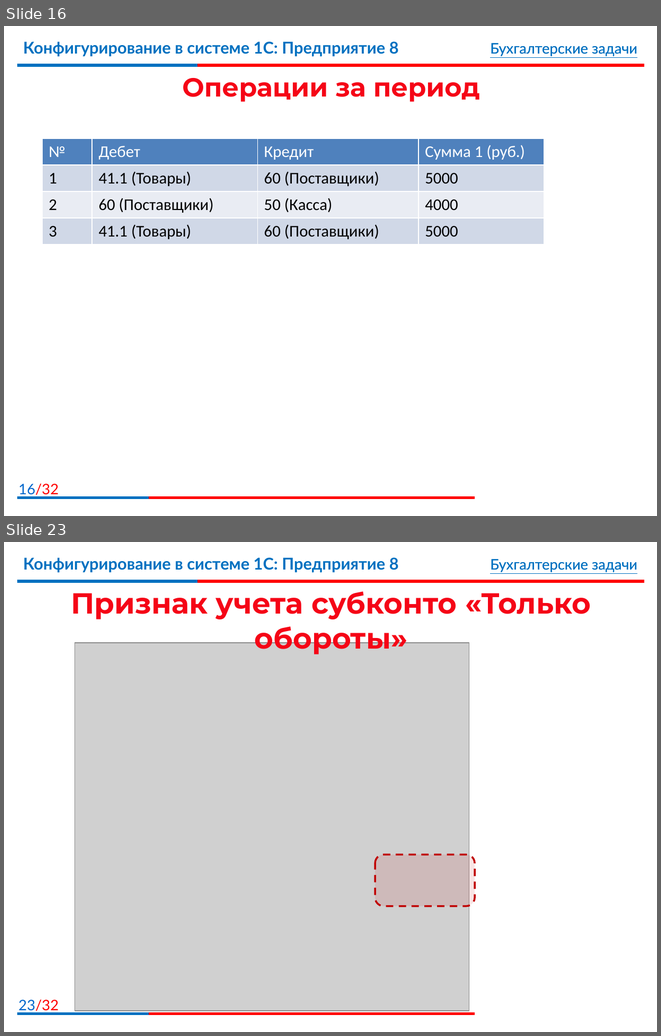
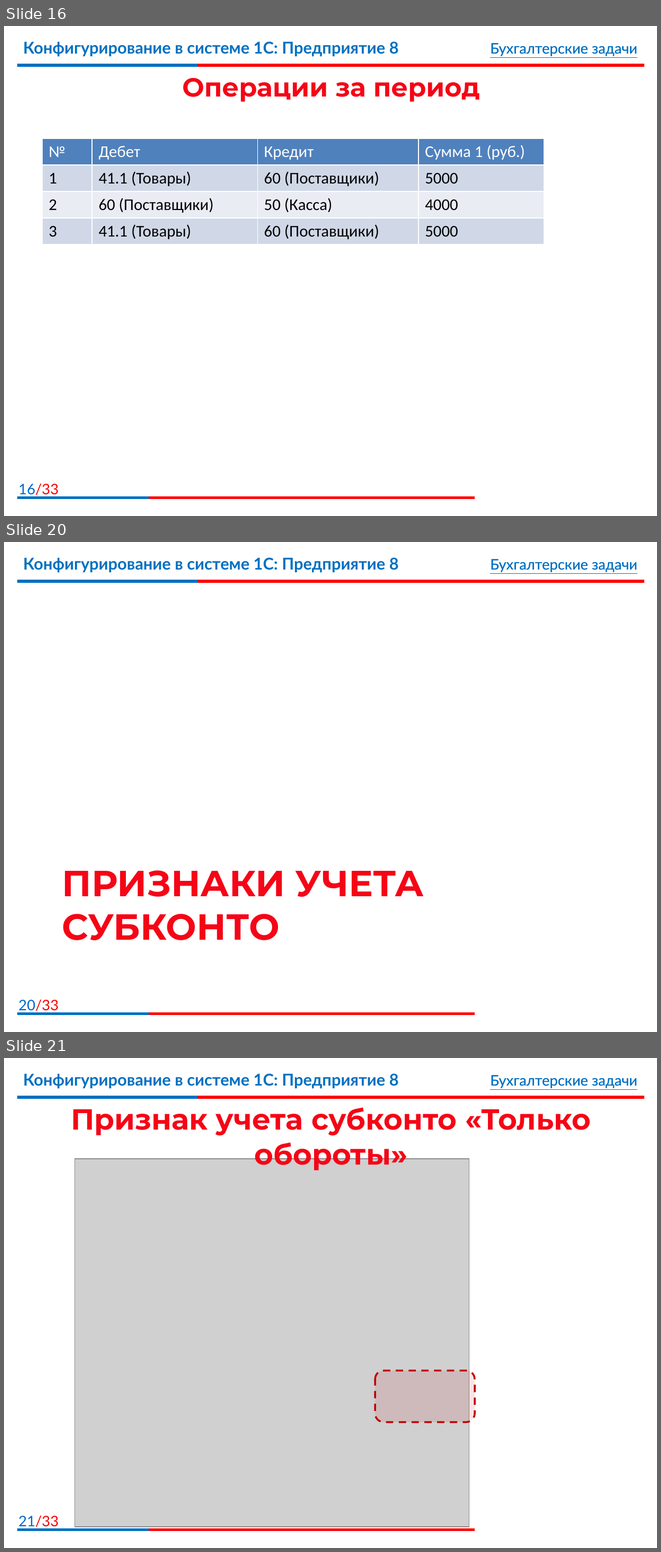
Before and after one commit to bestteacher-1c/documents_compl_kurs, a slide deck: Занятие_15/Иллюстрации15.pptx. Shown one above the other, each under a label of ours: slides 16 and 23 before the commit, slides 16, 20 and 21 after it; the slides between them are not shown. The pictures are 661x1036 and 661x1552 pixels, drawn with LibreOffice and Linux fonts; fonts in the diff are those of the drawing; grey boxes stand for pictures; background and template pictures are left out. Boxes give left, top, right and bottom in pixels: in the first picture for what was removed or moved away, otherwise in the second. Text is boxed around its words. In the diff, an @@ line names an element or a change of style, - is before the commit and + after.

```diff
--- a/Занятие_15/Иллюстрации15.pptx
+++ b/Занятие_15/Иллюстрации15.pptx
@@ slide 20 added at <box>4,542,657,1032</box>, background #FFFFFF; not listed: 8 template elements that a slide beside it also shows @@
@@ title added at <box>62,870,424,940</box>, 40 pt, text gradient #F50516 to #C00000, bold @@
+ПРИЗНАКИ УЧЕТА СУБКОНТО
@@ page number at <box>18,483,59,497</box>: text changed @@
-16/32
+16/33
@@ what was slide 23 is now slide 21 @@
@@ page number at <box>18,1515,59,1529</box>: text changed @@
-23/32
+21/33
```
Also in this commit, not shown: 4 slides changed, 50 other files.
